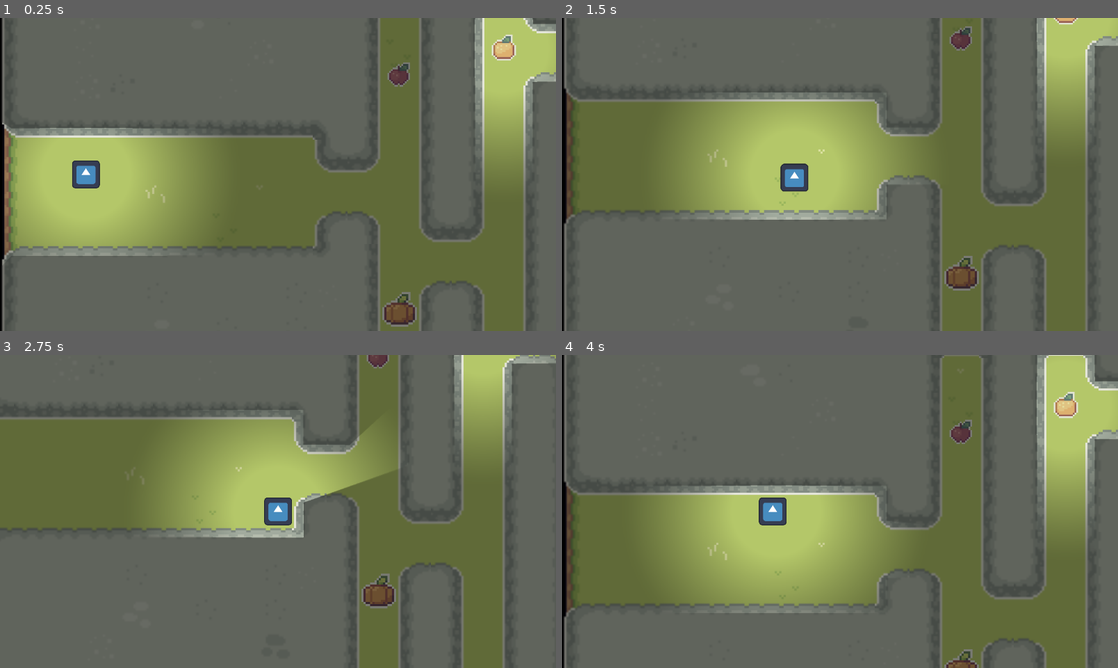
Above: before the commit, frames 1-4 (two rows, left to right).
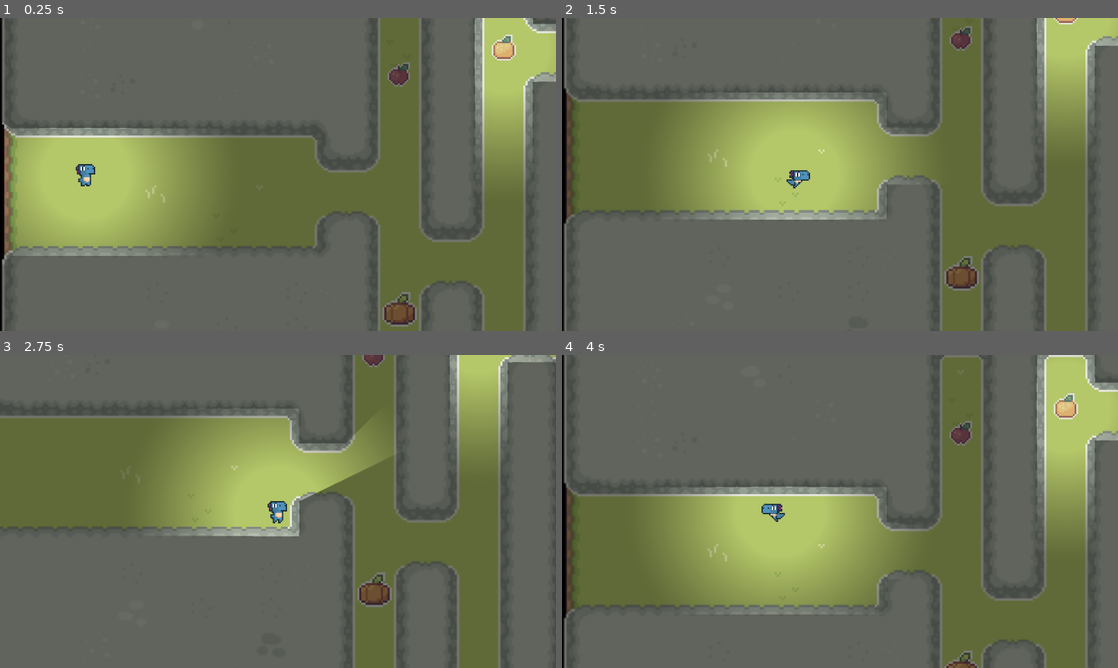
Above: after the commit, the same moments.

Repository: Max-Goad/infiltrate
Game: Godot game, scene res://scenes/test.tscn
Two runs of this game, one before a commit and one after it. Both use one fixed random seed, a clock stepped at 60 frames per second and the inputs below. The engine's default icon, where the game draws it, is replaced by a stand-in: a white triangle on a blue panel in a dark square.
Inputs (mouse positions are in pixels of both pictures, inside the frame that each line leads up to):
- Up to frame 1 (0.25 s): no input
- Up to frame 2 (1.5 s): tap Enter at 0.5 s; move the mouse to (962, 158) at 0.52 s; hold Right (player_right) 0.53-1.28 s; tap 1 (player_action_1) at 0.6, 1.35 s; click (962, 158) at 0.67 s; move the mouse to (728, 190) at 1.27 s; hold Down (player_down) from 1.28 s (still down)
- Up to frame 3 (2.75 s): tap Space at 2 s; move the mouse to (333, 442) at 2.02 s; release Down (player_down) at 2.03 s; hold Right (player_right) from 2.03 s (still down); tap 1 (player_action_1) at 2.1 s
- Up to frame 4 (4 s): tap Enter at 2.75 s; move the mouse to (812, 574) at 2.77 s; release Right (player_right) at 2.78 s; hold Up (player_up) 2.78-3.53 s; tap 1 (player_action_1) at 2.85, 3.6 s; click (812, 574) at 2.92 s; tap Space at 3.5 s; move the mouse to (1006, 558) at 3.52 s; hold Left (player_left) from 3.53 s (still down)

The runs differ from the first frame. In frame 1, 0.4% of the frame differs, in the area x 13-18%, y 45-55%; in frame 2, 0.4%; in frame 3, 7.1%, in the area x 0-100%, y 0-100%; in frame 4, 1.9%.

Commit message:
Added dino sprite to player

Diff:
--- a/scenes/test.tscn
+++ b/scenes/test.tscn
@@ -1,15 +1,15 @@
-[gd_scene load_steps=23 format=4 uid="uid://sxhmb6wd0m4c"]
+[gd_scene load_steps=39 format=4 uid="uid://sxhmb6wd0m4c"]
 
 [ext_resource type="TileSet" uid="uid://blnhyh0sivvt8" path="res://resources/tilesets/test.tres" id="1_3taul"]
 [ext_resource type="Script" path="res://scripts/map.gd" id="1_bv3xe"]
 [ext_resource type="Script" path="res://scripts/player.gd" id="1_qruvv"]
 [ext_resource type="Script" path="res://scripts/components/character_movement_component.gd" id="2_7mp8f"]
 [ext_resource type="PackedScene" uid="uid://sh3yljpf73t7" path="res://scenes/map_renderer.tscn" id="2_23s2m"]
-[ext_resource type="Texture2D" uid="uid://blekdvsvjpy3r" path="res://icon.svg" id="2_ksu86"]
 [ext_resource type="Script" path="res://scripts/notification.gd" id="5_eoaov"]
 [ext_resource type="Script" path="res://scripts/multi_collision_raycast.gd" id="5_s0x0e"]
 [ext_resource type="Script" path="res://scripts/components/light_component.gd" id="7_8fgcr"]
 [ext_resource type="Script" path="res://scripts/screen_bound_sprite.gd" id="7_bodxp"]
+[ext_resource type="Texture2D" uid="uid://bo7u6g7m8o4ju" path="res://resources/art/dino/sheets/DinoSprites - doux.png" id="8_2pwip"]
 [ext_resource type="Texture2D" uid="uid://cmfcljg7o24ka" path="res://resources/art/Sprout Lands Pack/Objects/Items/All items.png" id="8_8p8fv"]
 [ext_resource type="Script" path="res://scripts/map_bounded_follow_camera.gd" id="9_36oxv"]
 [ext_resource type="Texture2D" uid="uid://dba2rgf25oykx" path="res://resources/art/icons/explosion.png" id="12_5imh4"]
@@ -36,20 +36,142 @@
 
 [sub_resource type="RectangleShape2D" id="RectangleShape2D_d7vq2"]
 
+[sub_resource type="AtlasTexture" id="AtlasTexture_pjywx"]
+atlas = ExtResource("8_2pwip")
+region = Rect2(0, 0, 24, 24)
+
+[sub_resource type="AtlasTexture" id="AtlasTexture_sfcv0"]
+atlas = ExtResource("8_2pwip")
+region = Rect2(24, 0, 24, 24)
+
+[sub_resource type="AtlasTexture" id="AtlasTexture_2ikwv"]
+atlas = ExtResource("8_2pwip")
+region = Rect2(48, 0, 24, 24)
+
+[sub_resource type="AtlasTexture" id="AtlasTexture_bx3e0"]
+atlas = ExtResource("8_2pwip")
+region = Rect2(72, 0, 24, 24)
+
+[sub_resource type="AtlasTexture" id="AtlasTexture_5m1j8"]
+atlas = ExtResource("8_2pwip")
+region = Rect2(432, 0, 24, 24)
+
+[sub_resource type="AtlasTexture" id="AtlasTexture_c5q5s"]
+atlas = ExtResource("8_2pwip")
+region = Rect2(456, 0, 24, 24)
+
+[sub_resource type="AtlasTexture" id="AtlasTexture_l3xfx"]
+atlas = ExtResource("8_2pwip")
+region = Rect2(480, 0, 24, 24)
+
+[sub_resource type="AtlasTexture" id="AtlasTexture_eblm1"]
+atlas = ExtResource("8_2pwip")
+region = Rect2(504, 0, 24, 24)
+
+[sub_resource type="AtlasTexture" id="AtlasTexture_86qlf"]
+atlas = ExtResource("8_2pwip")
+region = Rect2(528, 0, 24, 24)
+
+[sub_resource type="AtlasTexture" id="AtlasTexture_ig8oc"]
+atlas = ExtResource("8_2pwip")
+region = Rect2(552, 0, 24, 24)
+
+[sub_resource type="AtlasTexture" id="AtlasTexture_w2rvq"]
+atlas = ExtResource("8_2pwip")
+region = Rect2(96, 0, 24, 24)
+
+[sub_resource type="AtlasTexture" id="AtlasTexture_8gycs"]
+atlas = ExtResource("8_2pwip")
+region = Rect2(120, 0, 24, 24)
+
+[sub_resource type="AtlasTexture" id="AtlasTexture_yrjhn"]
+atlas = ExtResource("8_2pwip")
+region = Rect2(144, 0, 24, 24)
+
+[sub_resource type="AtlasTexture" id="AtlasTexture_vxgio"]
+atlas = ExtResource("8_2pwip")
+region = Rect2(168, 0, 24, 24)
+
+[sub_resource type="AtlasTexture" id="AtlasTexture_2r7a2"]
+atlas = ExtResource("8_2pwip")
+region = Rect2(192, 0, 24, 24)
+
+[sub_resource type="AtlasTexture" id="AtlasTexture_4p0h2"]
+atlas = ExtResource("8_2pwip")
+region = Rect2(216, 0, 24, 24)
+
 [sub_resource type="SpriteFrames" id="SpriteFrames_6hhut"]
 animations = [{
 "frames": [{
-"duration": 1.0,
-"texture": ExtResource("2_ksu86")
+"duration": 2.0,
+"texture": SubResource("AtlasTexture_pjywx")
+}, {
+"duration": 1.0,
+"texture": SubResource("AtlasTexture_sfcv0")
+}, {
+"duration": 1.0,
+"texture": SubResource("AtlasTexture_2ikwv")
+}, {
+"duration": 1.0,
+"texture": SubResource("AtlasTexture_bx3e0")
+}, {
+"duration": 2.0,
+"texture": SubResource("AtlasTexture_pjywx")
 }],
 "loop": true,
-"name": &"default",
-"speed": 5.0
+"name": &"idle",
+"speed": 4.0
+}, {
+"frames": [{
+"duration": 1.0,
+"texture": SubResource("AtlasTexture_5m1j8")
+}, {
+"duration": 1.0,
+"texture": SubResource("AtlasTexture_c5q5s")
+}, {
+"duration": 1.0,
+"texture": SubResource("AtlasTexture_l3xfx")
+}, {
+"duration": 1.0,
+"texture": SubResource("AtlasTexture_eblm1")
+}, {
+"duration": 1.0,
+"texture": SubResource("AtlasTexture_86qlf")
+}, {
+"duration": 1.0,
+"texture": SubResource("AtlasTexture_ig8oc")
+}],
+"loop": true,
+"name": &"run",
+"speed": 12.0
+}, {
+"frames": [{
+"duration": 1.0,
+"texture": SubResource("AtlasTexture_w2rvq")
+}, {
+"duration": 1.0,
+"texture": SubResource("AtlasTexture_8gycs")
+}, {
+"duration": 1.0,
+"texture": SubResource("AtlasTexture_yrjhn")
+}, {
+"duration": 1.0,
+"texture": SubResource("AtlasTexture_vxgio")
+}, {
+"duration": 1.0,
+"texture": SubResource("AtlasTexture_2r7a2")
+}, {
+"duration": 1.0,
+"texture": SubResource("AtlasTexture_4p0h2")
+}],
+"loop": true,
+"name": &"walk",
+"speed": 10.0
 }]
 
 [sub_resource type="CapsuleShape2D" id="CapsuleShape2D_64jt0"]
-radius = 32.0
-height = 66.0
+radius = 22.0
+height = 60.0
 
 [node name="TestScene" type="Node2D"]
 
@@ -125,9 +247,13 @@
 position = Vector2(198, 560)
 script = ExtResource("1_qruvv")
 
-[node name="AnimatedSprite2D" type="AnimatedSprite2D" parent="Player"]
-scale = Vector2(0.5, 0.5)
+[node name="Sprite" type="AnimatedSprite2D" parent="Player"]
+texture_filter = 1
+scale = Vector2(3, 3)
 sprite_frames = SubResource("SpriteFrames_6hhut")
+animation = &"idle"
+autoplay = "idle"
+frame_progress = 0.921257
 metadata/_edit_lock_ = true
 
 [node name="CollisionShape2D" type="CollisionShape2D" parent="Player"]
--- a/scripts/player.gd
+++ b/scripts/player.gd
@@ -2,8 +2,9 @@
 
 #region Variables
 @onready var movement: CharacterMovementComponent = $CharacterMovementComponent
+@onready var sprite: AnimatedSprite2D = $Sprite
 
-@export var followers: Array[Node2D] = []
+var last_movement_direction := Vector2.RIGHT
 #endregion
 
 #region Signals
@@ -14,9 +15,8 @@
 	pass
 
 func _process(_delta: float) -> void:
-	for follower in followers:
-		follower.global_position = self.global_position
 	_process_acceleration()
+	_process_animation()
 	_process_deceleration()
 #endregion
 
@@ -27,7 +27,19 @@
 func _process_acceleration():
 	var direction := Input.get_vector("player_left", "player_right", "player_up", "player_down")
 	movement.apply_velocity(direction * movement.top_speed)
+	if direction != Vector2.ZERO:
+		last_movement_direction = direction
 
 func _process_deceleration():
 	movement.decelerate()
+
+func _process_animation():
+	if movement.moving():
+		sprite.play("run")
+	else:
+		sprite.play("idle")
+	if last_movement_direction.x > 0:
+		sprite.flip_h = false
+	elif last_movement_direction.x < 0:
+		sprite.flip_h = true
 #endregion
